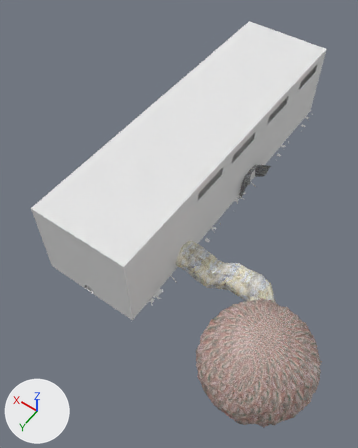
An edit to the Blender file data/levels/cages/cages.blend, drawn before and after from the same camera.
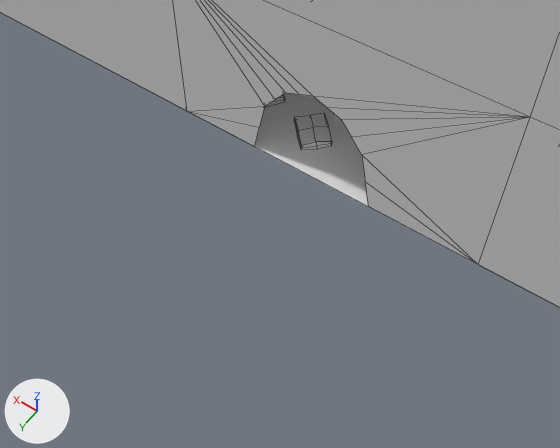
Each version appears first whole from a 50 mm lens placed at (-134.4, 277.2, 324.1), pointed at (7.1, 79.1, 12.7), and next in a close-up from a 50 mm lens placed at (9.2, 195.0, 43.9), pointed at (29.2, 167.1, 0.0). Arrows for +X, +Y and +Z are at lower left; the lights stay in place. The close-ups show mesh edges as thin lines.

The first close-up shows 'Ground', 'RandomBlock.020', 'Walls'.
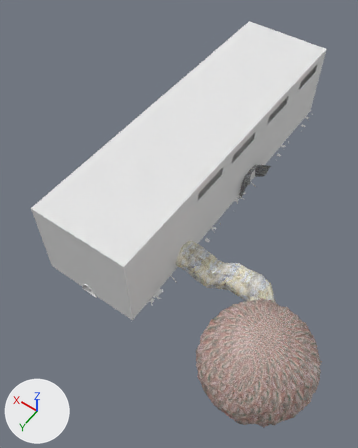
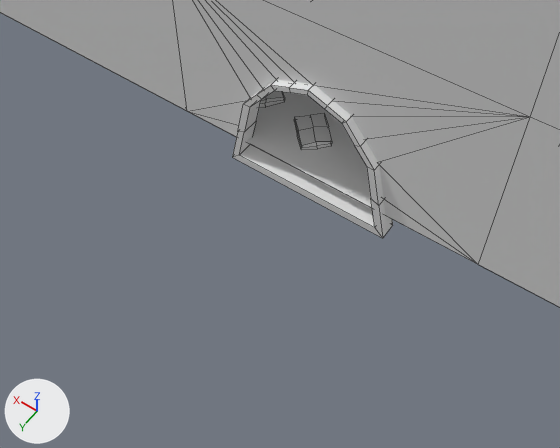
The edits, one by one:
Material 'MatUnderTexture' (mat_matundertexture) is new.
Its base color is (0.8, 0.8, 0.8) (white #e7e7e7).
me_meshwalls has 190 vertices, 196 faces and spans x -11.4..71.1, y -53.8..88.7, z 0.0..70.0.
me_meshwalls is used by ob_walls; location (2.7, -15.41, 0.0); scale (1.2, 2.0, 1.0).
Part 1, on me_meshwalls:
Vertex 177 of me_meshwalls moves from (18.4, 88.7, 0.0) at pixel (368, 206) to (17.5, 88.7, 0.0).
Vertex 178 of me_meshwalls moves from (19.3, 88.7, 4.9) at pixel (361, 154) to (18.3, 88.7, 4.8).
Vertex 179 of me_meshwalls moves from (20.9, 88.7, 7.2) at pixel (341, 119) to (20.3, 88.7, 7.8).
Vertex 180 of me_meshwalls moves from (22.8, 88.7, 8.0) at pixel (313, 96) to (22.8, 88.7, 8.9) at pixel (313, 85).
Vertex 181 of me_meshwalls moves from (24.7, 88.7, 7.2) at pixel (285, 92) to (25.2, 88.7, 7.8).
Vertex 182 of me_meshwalls moves from (26.2, 88.7, 4.9) at pixel (264, 106) to (27.2, 88.7, 4.8).
Vertex 183 of me_meshwalls moves from (27.1, 88.7, 0.0) at pixel (254, 146) to (28.1, 88.7, 0.0).
Vertex 184 of me_meshwalls moves from (18.9, 88.7, 2.4) at pixel (365, 181) to (17.7, 88.7, 1.7).
Vertex 185 of me_meshwalls moves from (20.1, 88.7, 6.0) at pixel (351, 137) to (19.3, 88.7, 6.3).
Vertex 186 of me_meshwalls moves from (21.8, 88.7, 7.6) at pixel (327, 107) to (21.5, 88.7, 8.4).
Vertex 187 of me_meshwalls moves from (25.4, 88.7, 6.0) at pixel (275, 99) to (26.2, 88.7, 6.3).
Vertex 188 of me_meshwalls moves from (26.6, 88.7, 2.4) at pixel (259, 127) to (27.8, 88.7, 1.7).
Vertex 189 of me_meshwalls moves from (23.7, 88.7, 7.6) at pixel (299, 94) to (24.0, 88.7, 8.4).
Mesh me_meshexitgate_001 is new.
It has 52 vertices, 52 faces and spans x 16.96..28.56, y 88.18..88.93, z -1.69..9.09.
It uses material mat_matundertexture (its picture is missing).
Object 'ExitGate.001' (ob_exitgate_001) is new; it shows me_meshexitgate_001.
Its location is (2.7, -15.18, 0.0).
Its scale is (1.2, 2.0, 1.0).

What differs and where, as boxes (x1, y1, x2, y2) in the close-ups (560 x 448 px; the box of a moved part takes in the faces that stretch with it):
'ExitGate.001', added: after (232, 80, 393, 238)
part 1 of me_meshwalls, moved or reshaped: (173, 0, 530, 265) in both
